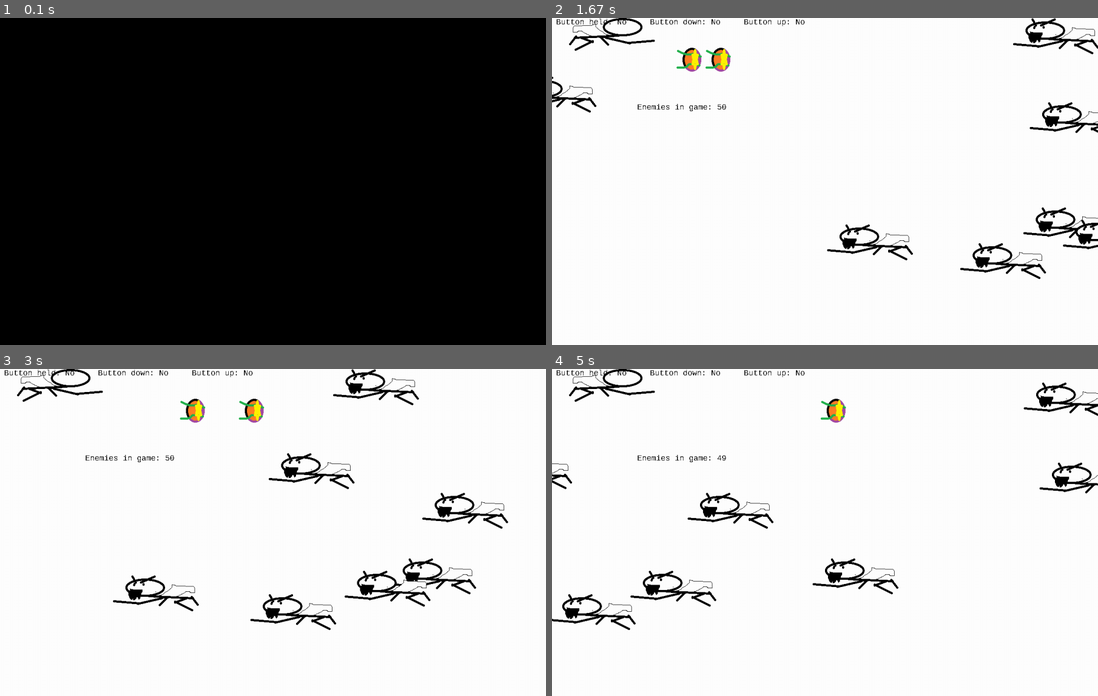
Above: before the commit, frames 1-4 (two rows, left to right).
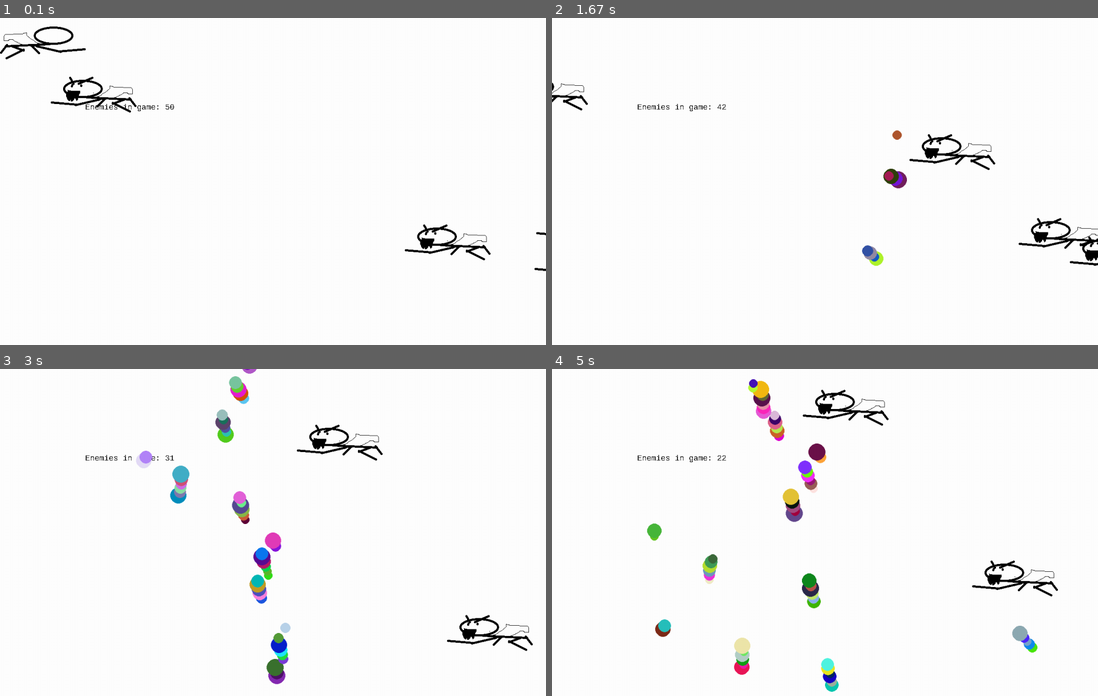
Above: after the commit, the same moments.

Repository: MrValdez/pygame-tutorial
Game: pygame game, started from main.py
Two runs of this game, one before a commit and one after it. Both use one fixed random seed, a clock stepped at 60 frames per second and the inputs below.
Inputs (mouse positions are in pixels of both pictures, inside the frame that each line leads up to):
- Up to frame 1 (0.1 s): no input
- Up to frame 2 (1.67 s): press the mouse at (803, 194) at 0.37 s; move the mouse to (901, 184) at 0.47 s; release the mouse at (999, 171) at 0.6 s; hold Right 0.67-1.13 s; move the mouse to (879, 253) at 0.7 s; tap Space at 0.73, 1.03, 1.23 s; hold Up 1.17-1.47 s; press the mouse at (803, 194) at 1.53 s; move the mouse to (808, 181) at 1.63 s
- Up to frame 3 (3 s): release the mouse at (256, 516) at 1.77 s; press the mouse at (251, 545) at 1.87 s; move the mouse to (251, 512) at 1.97 s; release the mouse at (256, 476) at 2.1 s; press the mouse at (251, 545) at 2.2 s; move the mouse to (174, 571) at 2.3 s; release the mouse at (92, 597) at 2.43 s; press the mouse at (251, 545) at 2.53 s; move the mouse to (300, 503) at 2.63 s; release the mouse at (349, 460) at 2.77 s; press the mouse at (251, 545) at 2.87 s; move the mouse to (289, 575) at 2.97 s
- Up to frame 4 (5 s): release the mouse at (879, 601) at 3.1 s; press the mouse at (803, 545) at 3.2 s; move the mouse to (901, 493) at 3.3 s; release the mouse at (999, 440) at 3.43 s; press the mouse at (803, 545) at 3.53 s; move the mouse to (748, 539) at 3.63 s; release the mouse at (693, 535) at 3.77 s; press the mouse at (803, 545) at 3.87 s; move the mouse to (710, 584) at 3.97 s; release the mouse at (617, 624) at 4.1 s; press the mouse at (803, 545) at 4.2 s; move the mouse to (835, 548) at 4.3 s; release the mouse at (868, 552) at 4.43 s; press the mouse at (803, 545) at 4.53 s; move the mouse to (781, 512) at 4.63 s; release the mouse at (754, 480) at 4.77 s; press the mouse at (803, 545) at 4.87 s; move the mouse to (786, 555) at 4.97 s

The runs differ from the first frame. In frame 1, 99% of the frame differs, in the area x 0-100%, y 0-100%; in frame 2, 4.9%; in frame 3, 7.4%; in frame 4, 7.0%.

Commit message:
finger missiles

Diff:
--- a/gameobject.py
+++ b/gameobject.py
@@ -1,9 +1,36 @@
 # gameobject.py
 import pygame
 import random
+import math
+
+def magnitude(vector):
+    return math.sqrt((vector[0] * vector[0]) + (vector[1] * vector[1]))
+
+def normalize(vector):
+    mag = magnitude(vector)
+    return [vector[0] / mag, vector[1] / mag]
 
 class GameObject:
+    def __init__(self):
+        pass
+
+    def draw(self, screen):
+        pass
+
+    def update(self):
+        pass
+
+    def get_size(self):
+        return [0, 0]
+
+class Particle(GameObject):
+    def __init__(self):
+        pass
+
+class Sprite(GameObject):
     def __init__(self, filename, pos):
+        super().__init__()
+
         self.image = pygame.image.load(filename).convert()
         self.image.set_colorkey((255, 128, 128))
 
@@ -15,7 +42,10 @@
     def update(self):
         pass
 
-class Hero(GameObject):
+    def get_size(self):
+        return self.image.get_size()
+
+class Hero(Sprite):
     def __init__(self, pos):
         super().__init__("hero.png", pos)
         self.speed = 10
@@ -31,7 +61,7 @@
         if keystate[pygame.K_DOWN]:
             self.pos[1] += self.speed
 
-class Shot(GameObject):
+class Shot(Sprite):
     def __init__(self, pos):
         super().__init__("shot.png", pos)
         self.pos[0] += 200
@@ -42,7 +72,7 @@
     def update(self):
         self.pos[0] += self.speed
 
-class Enemy(GameObject):
+class Enemy(Sprite):
     def __init__(self, pos):
         super().__init__("enemy.png", pos)
 
@@ -50,3 +80,32 @@
 
     def update(self):
         self.pos[0] -= self.speed
+
+class Missile(Particle):
+    def __init__(self, pos, target):
+        super().__init__()
+
+        self.pos = pos[:]
+        self.target = target[:]
+        self.color = [random.randint(0, 255), random.randint(0, 255), random.randint(0, 255)]
+        self.radius = random.randint(10, 20)
+        self.speed = 10
+
+        self.direction = [self.target[0] - self.pos[0],
+                          self.target[1] - self.pos[1]]
+        self.direction = normalize(self.direction)
+
+    def draw(self, screen):
+        pos = self.pos[:]
+        pos[0] -= self.radius / 2
+        pos[1] -= self.radius / 2
+        pos = [int(pos[0]), int(pos[1])]
+        pygame.draw.circle(screen, self.color, pos, self.radius)
+
+    def update(self):
+        velocity = [self.direction[0] * self.speed, self.direction[1] * self.speed]
+        self.pos[0] += velocity[0]
+        self.pos[1] += velocity[1]
+
+    def get_size(self):
+        return [self.radius, self.radius]
--- a/main.py
+++ b/main.py
@@ -2,7 +2,7 @@
 import os
 import pygame
 import random
-from gameobject import Shot, Hero, Enemy
+from gameobject import Shot, Hero, Enemy, Missile
 
 os.environ["SDL_VIDEO_WINDOW_POS"] = "0,20"
 resolution = (1280, 768)
@@ -40,8 +40,8 @@
             continue
 
         for enemy in enemies:
-            has_collided = check_collision(shot.pos, shot.image.get_size(),
-                                           enemy.pos, enemy.image.get_size())
+            has_collided = check_collision(shot.pos, shot.get_size(),
+                                           enemy.pos, enemy.get_size())
             if has_collided:
                enemies.remove(enemy)
                shots.remove(shot)
@@ -68,7 +68,7 @@
 
 while isRunning:
     screen.fill((255, 255, 255))
-    tick = clock.tick(8)
+    tick = clock.tick(60)
 
     for event in pygame.event.get():
         if event.type == pygame.KEYDOWN:
@@ -82,6 +82,11 @@
     if input.is_down(pygame.K_SPACE):
         new_shot = Shot(hero.pos)
         shots.append(new_shot)
+
+    if pygame.mouse.get_pressed()[0]:
+        pos = [hero.pos[0] + 200, hero.pos[1] + 50]
+        new_missile = Missile(pos, pygame.mouse.get_pos())
+        shots.append(new_missile)
 
     text_str = f"Enemies in game: {len(enemies)}"
     text = font.render(text_str, False, (0, 0, 0))
@@ -97,14 +102,6 @@
         for object in object_group:
             object.draw(screen)
 
-    button_hold = "Yes" if input.is_hold(pygame.K_SPACE) else "No "
-    button_down = "Yes" if input.is_down(pygame.K_SPACE) else "No "
-    button_up = "Yes" if input.is_up(pygame.K_SPACE) else "No "
-
-    text_str = f"Button held: {button_hold}    Button down: {button_down}    Button up: {button_up}"
-    text = font.render(text_str, False, (0, 0, 0))
-    screen.blit(text, (10, 0))
-
     pygame.display.flip()
 
 pygame.quit()
